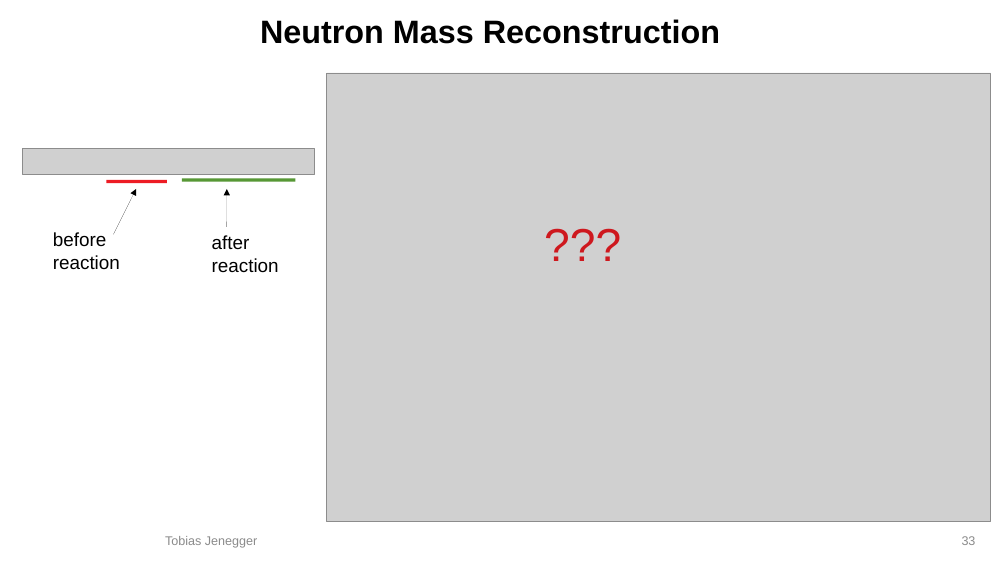
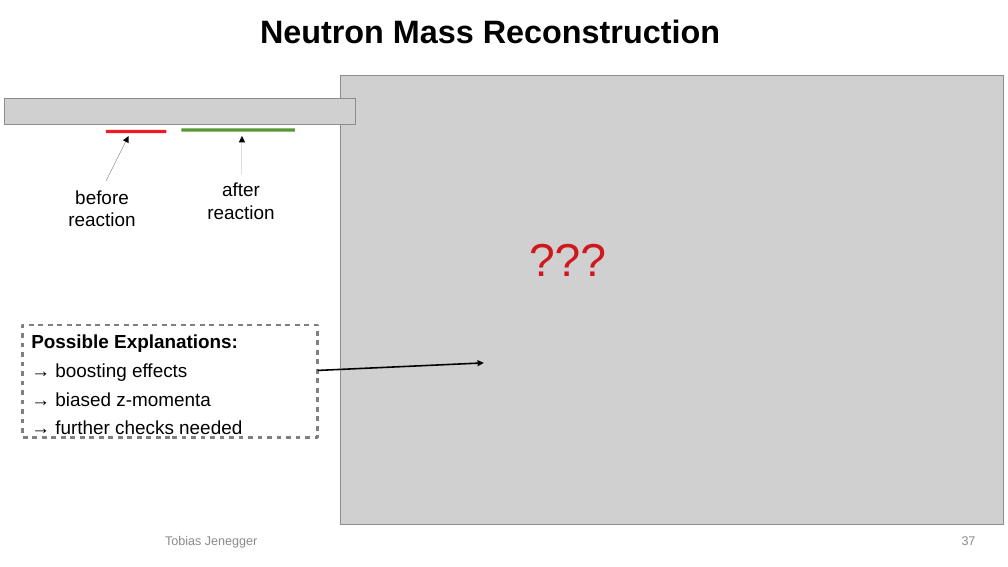
Before and after one commit to jenegger/2021_psi_pres, a slide deck: slide 37 of analysis.odp (slide 33 before the commit). Drawn at 1008x567 pixels with LibreOffice and Linux fonts; fonts in the diff are those of the drawing; grey boxes stand for pictures; background and template pictures are left out. Boxes give left, top, right and bottom in pixels: in the first picture for what was removed or moved away, otherwise in the second. Text is boxed around its words. In the diff, an @@ line names an element or a change of style, - is before the commit and + after.

```diff
--- a/analysis.odp
+++ b/analysis.odp
@@ picture: place and size @@
-picture at bbox=[327, 73, 991, 522]
+picture at bbox=[340, 76, 1004, 524]
@@ picture: place and size @@
-picture at bbox=[23, 148, 315, 175]
+picture at bbox=[5, 98, 355, 125]
@@ line moved from (107, 181) - (167, 181) to (106, 132) - (166, 132) @@
@@ arrow moved from (113, 234) - (136, 189) to (106, 181) - (129, 136) @@
@@ line moved from (182, 180) - (296, 180) to (181, 130) - (295, 130) @@
@@ arrow moved from (227, 227) - (227, 189) to (242, 174) - (242, 136) @@
@@ text "after reaction" at bbox=[207, 182, 274, 220]: alignment left to centre @@
@@ text "after reaction": place and size @@
-text "after reaction" at bbox=[212, 235, 279, 273]
+text "after reaction" at bbox=[207, 182, 274, 220]
@@ text "before reaction": place and size @@
-text "before reaction" at bbox=[53, 232, 120, 270]
+text "before reaction" at bbox=[68, 190, 135, 227]
@@ text "before reaction" at bbox=[68, 190, 135, 227]: alignment left to centre @@
@@ text "???": place and size @@
-text "???" at bbox=[537, 212, 764, 271]
+text "???" at bbox=[522, 227, 749, 286]
@@ rectangle added at bbox=[23, 325, 318, 438], outline #808080 2.3 pt, 18 pt, text #000000 @@
+Possible Explanations:
+→ boosting effects
+→ biased z-momenta
+→ further checks needed
@@ arrow added from (318, 371) to (484, 363), #000000 1.5 pt @@
@@ page number at bbox=[962, 536, 976, 545]: text changed @@
-33
+37
```
Also in this commit, not shown: 7 other slides changed, 15 slides added, 5 slides removed, 7 other files.
